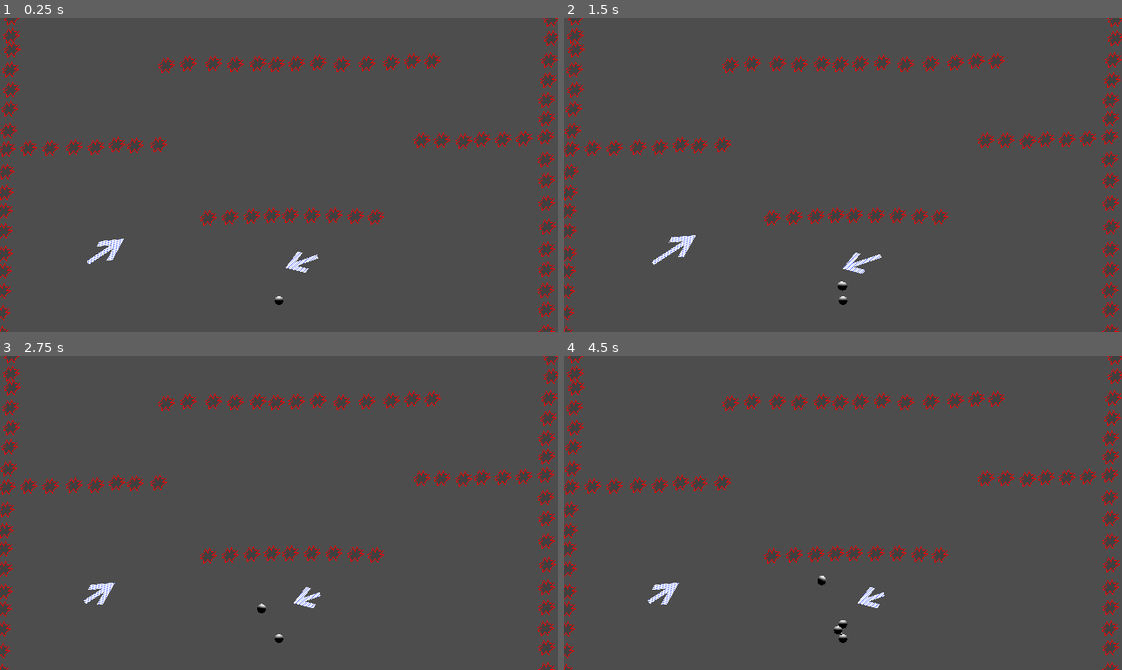
Above: before the commit, frames 1-4 (two rows, left to right).
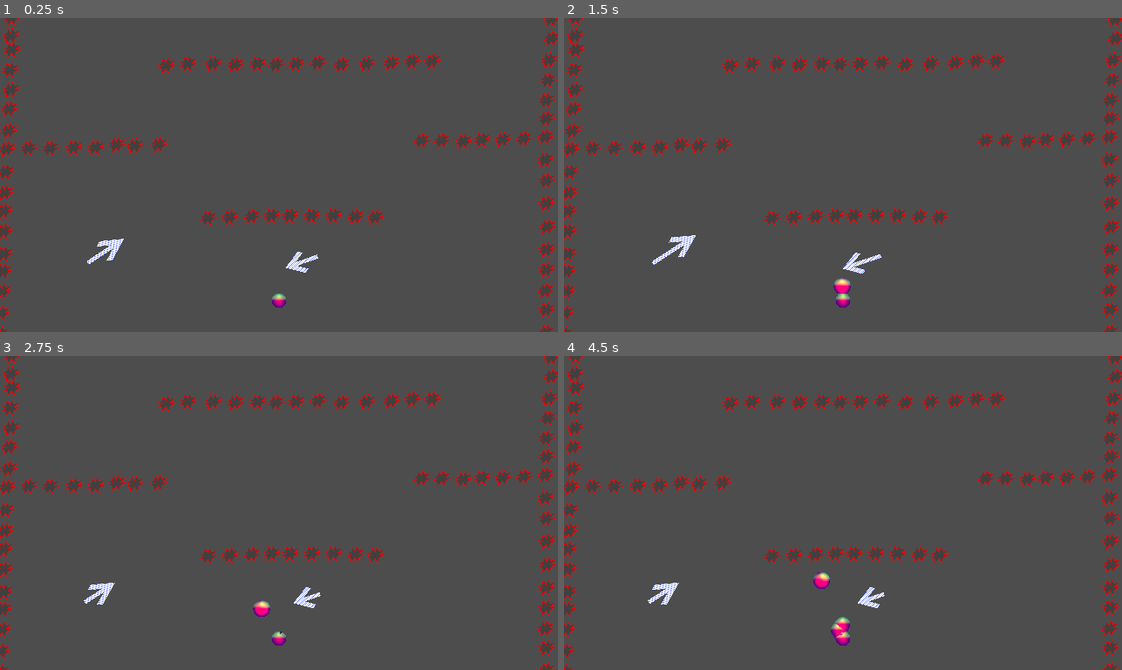
Above: after the commit, the same moments.

Repository: Raattis/ggj25
Game: Godot game, scene res://riku/maailma.tscn
The game is run twice, just before and just after one commit, with the same random seed, the same clock (stepped at 60 frames per second) and the same inputs. The engine's default icon, where the game draws it, is replaced by a stand-in: a white triangle on a blue panel in a dark square.
Inputs (mouse positions are in pixels of both pictures, inside the frame that each line leads up to):
- Up to frame 1 (0.25 s): no input
- Up to frame 2 (1.5 s): move the mouse to (965, 159) at 0.52 s; hold Space (launch) 0.53-1.28 s; move the mouse to (731, 190) at 1.27 s; tap Middle mouse button (move_camera) at 1.35 s
- Up to frame 3 (2.75 s): move the mouse to (334, 443) at 2.02 s; hold Right mouse button (remove) from 2.03 s (still down)
- Up to frame 4 (4.5 s): move the mouse to (815, 575) at 2.77 s; release Right mouse button (remove) at 2.78 s; click (815, 575) at 2.85 s; move the mouse to (1010, 560) at 3.52 s; hold Space (launch) 3.53-4.28 s; move the mouse to (675, 465) at 4.27 s; tap Middle mouse button (move_camera) at 4.35 s

The runs differ from the first frame. In frame 1, less than 0.1% of the frame differs, in the area x 48-52%, y 87-93%; in frame 2, 0.2%; in frame 3, 0.2%; in frame 4, 0.4%, in the area x 44-52%, y 68-93%.

Commit message:
oh so meta

Diff:
--- a/godot-project/janne/bubblescene.gd
+++ b/godot-project/janne/bubblescene.gd
@@ -12,22 +12,16 @@
 	bubbles_pos.push_back(pos)
 	bubbles_radius.push_back(radius)
 
-func _init() -> void:
-	for i in range(0, 128):
-		bubbles_pos.push_back(Vector2(i / 128.0, randf()) - Vector2(0.5, 0.5))
-		bubbles_radius.push_back(randf_range(0.01, 0.1))
-
 func _process(delta: float) -> void:
 	var time = Time.get_ticks_msec() / 1000.0
+	var mat: ShaderMaterial = material;
 
 	var aspect_ratio = size.x / size.y
-	material.set_shader_parameter("aspect_ratio", aspect_ratio)
+	mat.set_shader_parameter("aspect_ratio", aspect_ratio)
 
-#	for i in range(0, bubbles_pos.size()):
-#		bubbles_pos[i] = Vector2(sin(i + time * cos(i*1.2 + time)), cos(i + time * sin(i * 3.4 + time))) * 0.75
-
-	material.set_shader_parameter("bubbles_pos", bubbles_pos)
-	material.set_shader_parameter("bubbles_radius", bubbles_radius)
+	mat.set_shader_parameter("bubbles_active_count", float(bubbles_pos.size()))
+	mat.set_shader_parameter("bubbles_pos", bubbles_pos)
+	mat.set_shader_parameter("bubbles_radius", bubbles_radius)
 
 	bubbles_pos.clear()
 	bubbles_radius.clear()
--- a/godot-project/janne/bubblescene.gdshader
+++ b/godot-project/janne/bubblescene.gdshader
@@ -4,6 +4,7 @@
 const float PI_HALF = PI / 2.0;
 
 uniform float aspect_ratio;
+uniform float bubbles_active_count;
 uniform vec2 bubbles_pos[BUBBLES_COUNT];
 uniform float bubbles_radius[BUBBLES_COUNT];
 
@@ -12,7 +13,7 @@
 }
 
 float sdCircle( vec2 p, float r ) {
-    return length(p) - r;
+	return length(p) - r;
 }
 
 vec3 normal_circle(vec2 p, float r) {
@@ -28,6 +29,7 @@
 	vec2 pos = vec2(aspect_ratio, 1.0) * (UV - vec2(0.5));
 	float dist = 99999999.0;
 	vec3 normal = vec3(1,1,1);
+	float metasum = 0.0;
 	for (int i = 0; i < BUBBLES_COUNT; ++i) {
 		float fi = float(i);
 		vec2 p = pos - bubbles_pos[i];
@@ -38,15 +40,17 @@
 			normal = normal_circle(p, r);
 			dist = sd;
 		}
+
+		metasum += smoothstep(r * 2.5, 0.0, length(p));
 	}
 
-	if (dist > 0.0) {
+	if (metasum < 0.25) {
 		discard;
 	}
 
 	float light = -dot(normalize(vec3(pos, 0.0)), normal);
 
-	COLOR = vec4(vec3(light), 1.0);
+	COLOR = vec4(metasum, light, 0.5, 1.0);
 }
 
 //void light() {
--- a/godot-project/janne/scenevis.tscn
+++ b/godot-project/janne/scenevis.tscn
@@ -6,6 +6,7 @@
 [sub_resource type="ShaderMaterial" id="ShaderMaterial_bo0uw"]
 shader = ExtResource("1_4n66u")
 shader_parameter/aspect_ratio = null
+shader_parameter/bubbles_active_count = null
 shader_parameter/bubbles_pos = null
 shader_parameter/bubbles_radius = null
 
